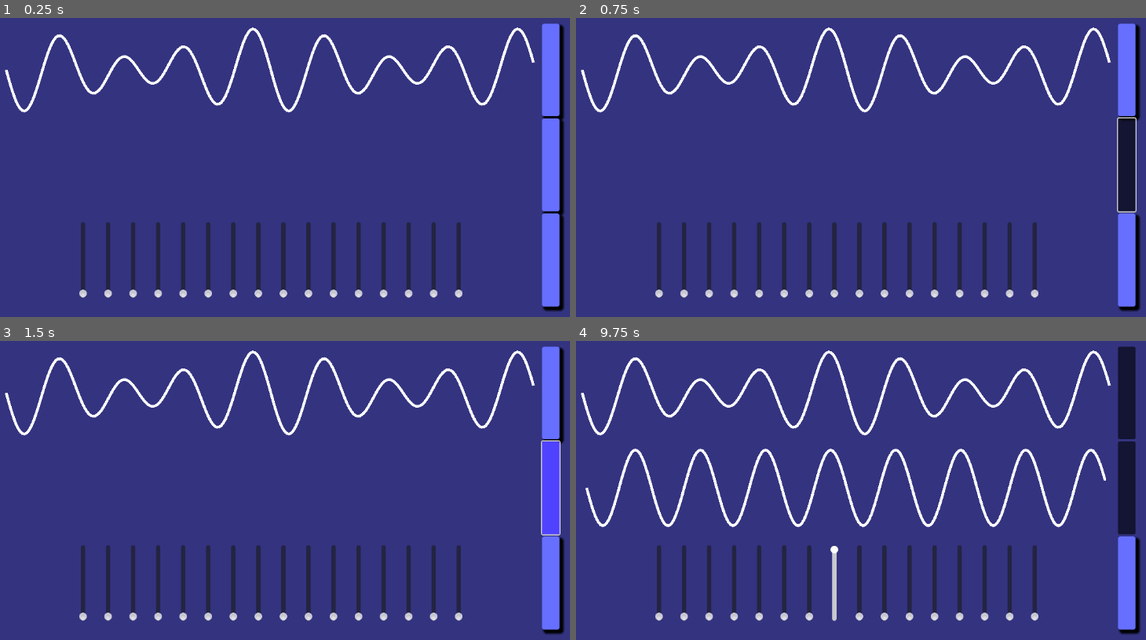
Above: before the commit, frames 1-4 (two rows, left to right).
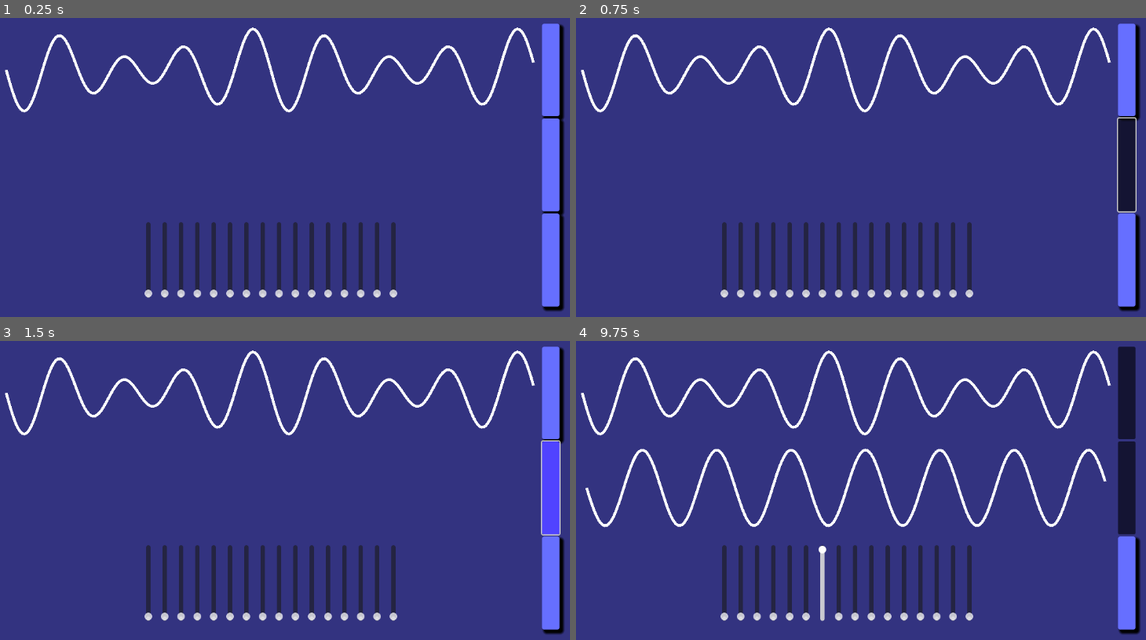
Above: after the commit, the same moments.

Repository: ViperZer0/minijam-179
Game: Godot game, scene res://scene/main/main.tscn
Same seed, same stepped clock (60 frames per second), same inputs: the game is played once before the commit and once after it.
Inputs (mouse positions are in pixels of both pictures, inside the frame that each line leads up to):
- Up to frame 1 (0.25 s): no input
- Up to frame 2 (0.75 s): click "Play" at 0.5 s
- Up to frame 3 (1.5 s): click "Play" at 1.25 s
- Up to frame 4 (9.75 s): click "Listen" at 2 s; click "Check Answer" at 2.75 s; click "Listen" at 3.5 s; click "Check Answer" at 4.25 s; click "Listen" at 5 s; click "Play" at 5.75 s; click "Check Answer" at 6.5 s; tap Enter at 7.25, 8.75 s; move the mouse to (992, 469) at 7.27 s; hold Space (play) 7.28-8 s; click (992, 469) at 7.42 s; drag from (729, 505) to (826, 559) at 8.02 s; move the mouse to (918, 409) at 8.77 s; hold Space (play) 8.78-9.5 s; click (918, 409) at 8.92 s; drag from (826, 559) to (667, 436) at 9.52 s

The runs differ from the first frame. In frame 1, 5.9% of the frame differs, in the area x 13-82%, y 68-94%; in frame 2, 5.9%; in frame 3, 5.9%; in frame 4, 10%, in the area x 1-94%, y 35-94%.

Commit message:
Increased margins around audio sliders

Diff:
--- a/godot/scene/main/main.tscn
+++ b/godot/scene/main/main.tscn
@@ -78,9 +78,9 @@
 layout_mode = 2
 size_flags_horizontal = 3
 size_flags_vertical = 3
-theme_override_constants/margin_left = 128
+theme_override_constants/margin_left = 256
 theme_override_constants/margin_top = 16
-theme_override_constants/margin_right = 128
+theme_override_constants/margin_right = 256
 theme_override_constants/margin_bottom = 16
 
 [node name="AudioSliderGrid" parent="HBoxContainer/VBoxContainer/MarginContainer3" instance=ExtResource("3_kn28c")]
